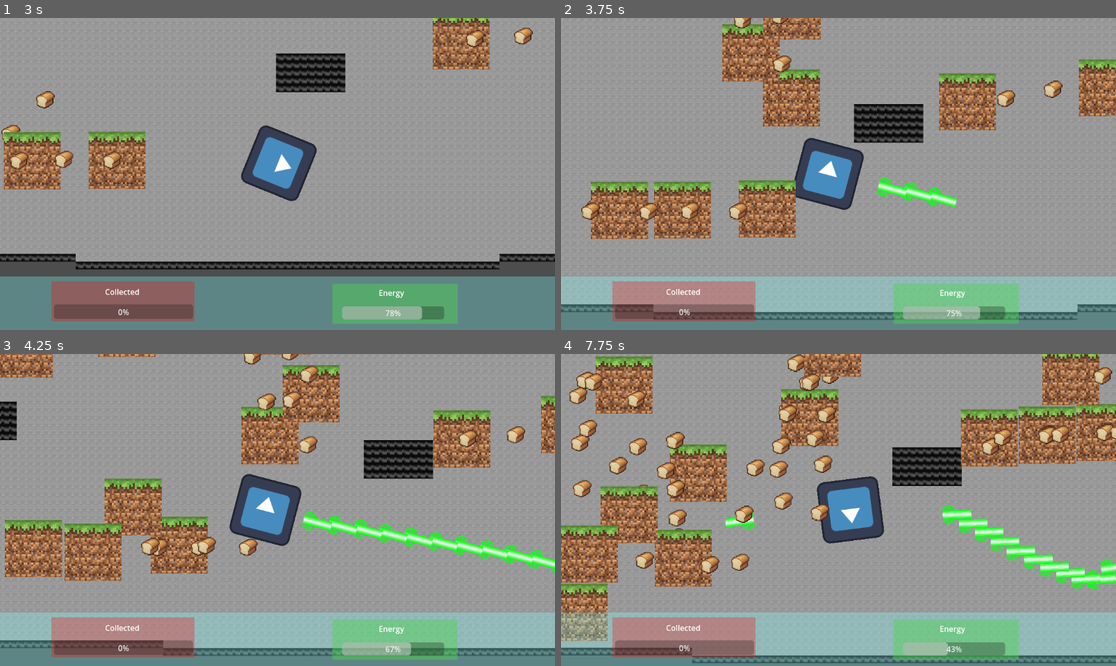
Above: before the commit, frames 1-4 (two rows, left to right).
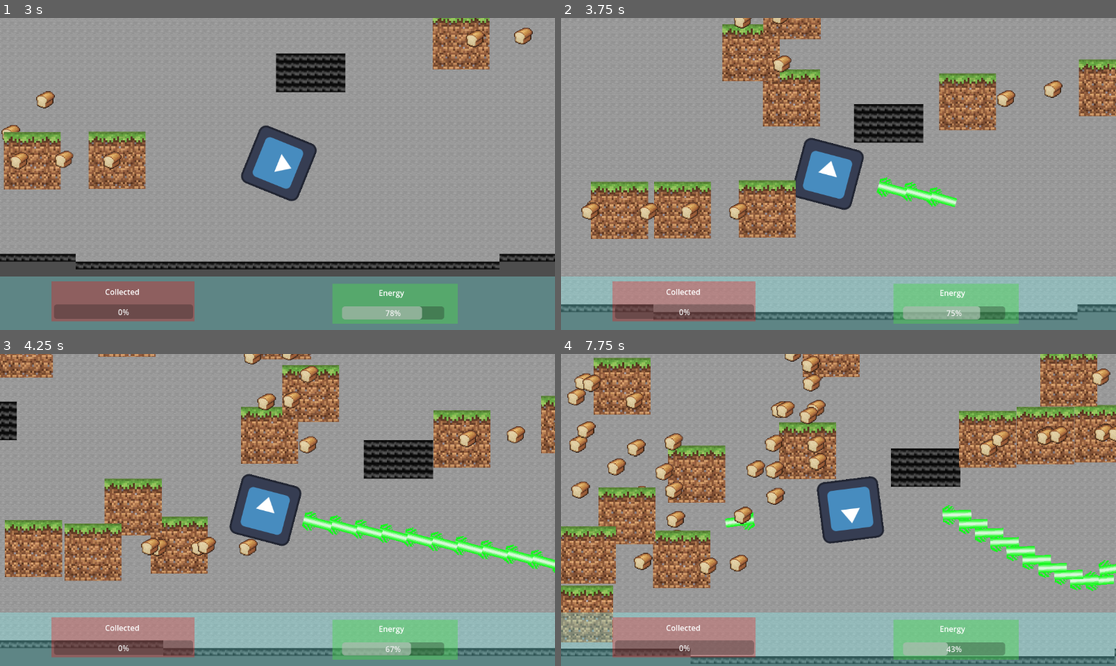
Above: after the commit, the same moments.

Repository: j-hnn/PhantasmPursuit
Game: Godot game, scene res://scenes/world.tscn
Same seed, same stepped clock (60 frames per second), same inputs: the game is played once before the commit and once after it. The engine's default icon, where the game draws it, is replaced by a stand-in: a white triangle on a blue panel in a dark square.
Inputs (mouse positions are in pixels of both pictures, inside the frame that each line leads up to):
- Up to frame 1 (3 s): move the mouse to (399, 158) at 0.52 s; press the mouse at (399, 158) at 0.53 s; hold Right (ui_right) 0.53-1.28 s; tap Space (spawn) at 0.8, 1.35, 2.3, 2.85 s; move the mouse to (166, 189) at 1.27 s; release the mouse at (166, 189) at 1.28 s; hold Down (ui_down) 1.28-2.03 s; click (166, 189) at 1.55 s; move the mouse to (333, 105) at 2.02 s; press the mouse at (333, 105) at 2.03 s; hold Right (ui_right) 2.03-2.78 s; move the mouse to (249, 236) at 2.77 s; release the mouse at (249, 236) at 2.78 s; hold Up (ui_up) from 2.78 s (still down)
- Up to frame 2 (3.75 s): click (810, 236) at 3.05 s; move the mouse to (1005, 220) at 3.52 s; release Up (ui_up) at 3.53 s; press the mouse at (1005, 220) at 3.53 s; hold Left (ui_left) from 3.53 s (still down)
- Up to frame 3 (4.25 s): keep holding Left (ui_left); tap Space (spawn) at 3.8 s
- Up to frame 4 (7.75 s): move the mouse to (672, 463) at 4.27 s; release the mouse at (672, 463) at 4.28 s; tap Space (spawn) at 4.35, 5.3, 5.85, 6.8, 7.35 s; click (672, 463) at 4.55 s; move the mouse to (866, 510) at 5.02 s; release Left (ui_left) at 5.03 s; press the mouse at (866, 510) at 5.03 s; hold Down (ui_down) 5.03-5.78 s; move the mouse to (755, 432) at 5.77 s; release the mouse at (755, 432) at 5.78 s; hold Right (ui_right) 5.78-6.53 s; click (755, 432) at 6.05 s; move the mouse to (960, 494) at 6.52 s; press the mouse at (960, 494) at 6.53 s; hold Up (ui_up) 6.53-7.28 s; move the mouse to (727, 525) at 7.27 s; release the mouse at (727, 525) at 7.28 s; hold Right (ui_right) from 7.28 s (still down); click (727, 525) at 7.55 s

Frame 1 is identical in both runs. In frame 2, 0.1% of the frame differs, in the area x 29-47%, y 0-21%; in frame 3, 0.8%; in frame 4, 20%, in the area x 0-100%, y 0-100%.

Commit message:
started on lever

Diff:
--- a/scenes/world.tscn
+++ b/scenes/world.tscn
@@ -1,9 +1,10 @@
-[gd_scene load_steps=9 format=3 uid="uid://bdil5vlg3x22o"]
+[gd_scene load_steps=11 format=3 uid="uid://bdil5vlg3x22o"]
 
 [ext_resource type="Script" path="res://scripts/world.gd" id="1_8f52c"]
 [ext_resource type="Texture2D" uid="uid://cfggys4cxkh2b" path="res://assets/FloorPlaceholder.png" id="2_0nhuw"]
 [ext_resource type="Texture2D" uid="uid://4qcry6eh55cc" path="res://assets/WallPlaceholder.png" id="3_54jfu"]
 [ext_resource type="PackedScene" uid="uid://b1ml7303haypj" path="res://scenes/player.tscn" id="4_audh1"]
+[ext_resource type="Texture2D" uid="uid://dhoguc2c2vret" path="res://assets/LeverPlaceholder.png" id="4_w7woo"]
 
 [sub_resource type="NavigationPolygon" id="NavigationPolygon_1h83e"]
 vertices = PackedVector2Array(-8, -8, 8, -8, 8, 8, -8, 8)
@@ -30,6 +31,9 @@
 sources/0 = SubResource("TileSetAtlasSource_mo5pl")
 sources/1 = SubResource("TileSetAtlasSource_arsqf")
 
+[sub_resource type="CircleShape2D" id="CircleShape2D_mvb8g"]
+radius = 58.0345
+
 [node name="world" type="Node2D"]
 script = ExtResource("1_8f52c")
 
@@ -37,9 +41,6 @@
 tile_set = SubResource("TileSet_ww0ye")
 format = 2
 layer_0/tile_data = PackedInt32Array(-720883, 1, 0, -720884, 1, 0, -720885, 1, 0, -720886, 1, 0, -720887, 1, 0, -720888 …(143985 unchanged characters)…
-
-[node name="player" parent="TileMap" instance=ExtResource("4_audh1")]
-position = Vector2(260, 671)
 
 [node name="Spawn1" type="Marker2D" parent="TileMap"]
 position = Vector2(544, 63)
@@ -52,3 +53,15 @@
 
 [node name="Spawn4" type="Marker2D" parent="TileMap"]
 position = Vector2(68, 830)
+
+[node name="Lever" type="Area2D" parent="TileMap"]
+
+[node name="CollisionShape2D" type="CollisionShape2D" parent="TileMap/Lever"]
+shape = SubResource("CircleShape2D_mvb8g")
+
+[node name="Sprite2D" type="Sprite2D" parent="TileMap/Lever"]
+scale = Vector2(0.15, 0.15)
+texture = ExtResource("4_w7woo")
+
+[node name="player" parent="TileMap" instance=ExtResource("4_audh1")]
+position = Vector2(260, 671)
--- a/scripts/enemy.gd
+++ b/scripts/enemy.gd
@@ -32,4 +32,5 @@
 func _on_hitbox_body_entered(body):
 	if body == player:
 		queue_free()
+		player.collected = 0
 		player_hit.emit()
--- a/scripts/player.gd
+++ b/scripts/player.gd
@@ -1,4 +1,6 @@
 class_name Player extends CharacterBody2D
+
+signal collect_enough
 
 @onready var muzzle = $Muzzle
 @onready var collected_bar = $Camera2D/player_gui/BackgroundRect/CollectedRect/CollectedLabel/CollectedProgress
@@ -12,7 +14,8 @@
 var can_fire = true
 var can_regen = true
 var energy = 100
-
+var collected = 0
+var need_collect = 5
 
 func _ready():
 	energy_bar.value = energy
@@ -37,12 +40,18 @@
 	can_fire = false
 	energy -= 1
 	var laser = load("res://scenes/laser.tscn").instantiate()
+	laser.enemy_hit.connect(_on_enemy_hit)
 	laser.global_position = muzzle.global_position
 	laser.rotation = self.rotation
 	get_parent().add_child(laser)
 	await get_tree().create_timer(fire_rate).timeout
 	can_fire = true
 
+func _on_enemy_hit():
+	collected += 1
+	if collected == need_collect:
+		collect_enough.emit()
+
 func regen_energy():
 	can_regen = false
 	energy += 1
--- a/scripts/world.gd
+++ b/scripts/world.gd
@@ -6,12 +6,15 @@
 	$TileMap/Spawn3,
 	$TileMap/Spawn4
 	]
+@onready var player = $TileMap/player
 
 var can_spawn = true
 var spawn_delay = 2
-var collected = 0
 var switched = false
 var spawn_pos = Vector2(0, 0)
+
+func _ready():
+	player.collect_enough.connect(_on_player_collect_enough)
 
 func _process(_delta):
 	if can_spawn:
@@ -25,7 +28,7 @@
 
 func spawn_enemy():
 	var enemy = load("res://scenes/enemy.tscn").instantiate()
-	enemy.player = $TileMap/player
+	enemy.player = player
 	get_spawn()
 	enemy.global_position = spawn_pos
 	get_parent().add_child(enemy)
@@ -38,5 +41,8 @@
 	reset_player()
 
 func reset_player():
-	collected = 0
 	switched = false
+
+func _on_player_collect_enough():
+	print("win")
+	#when player collects enough
Binary file added: assets/LeverPlaceholder.png
Not shown, added: assets/LeverPlaceholder.png.import
